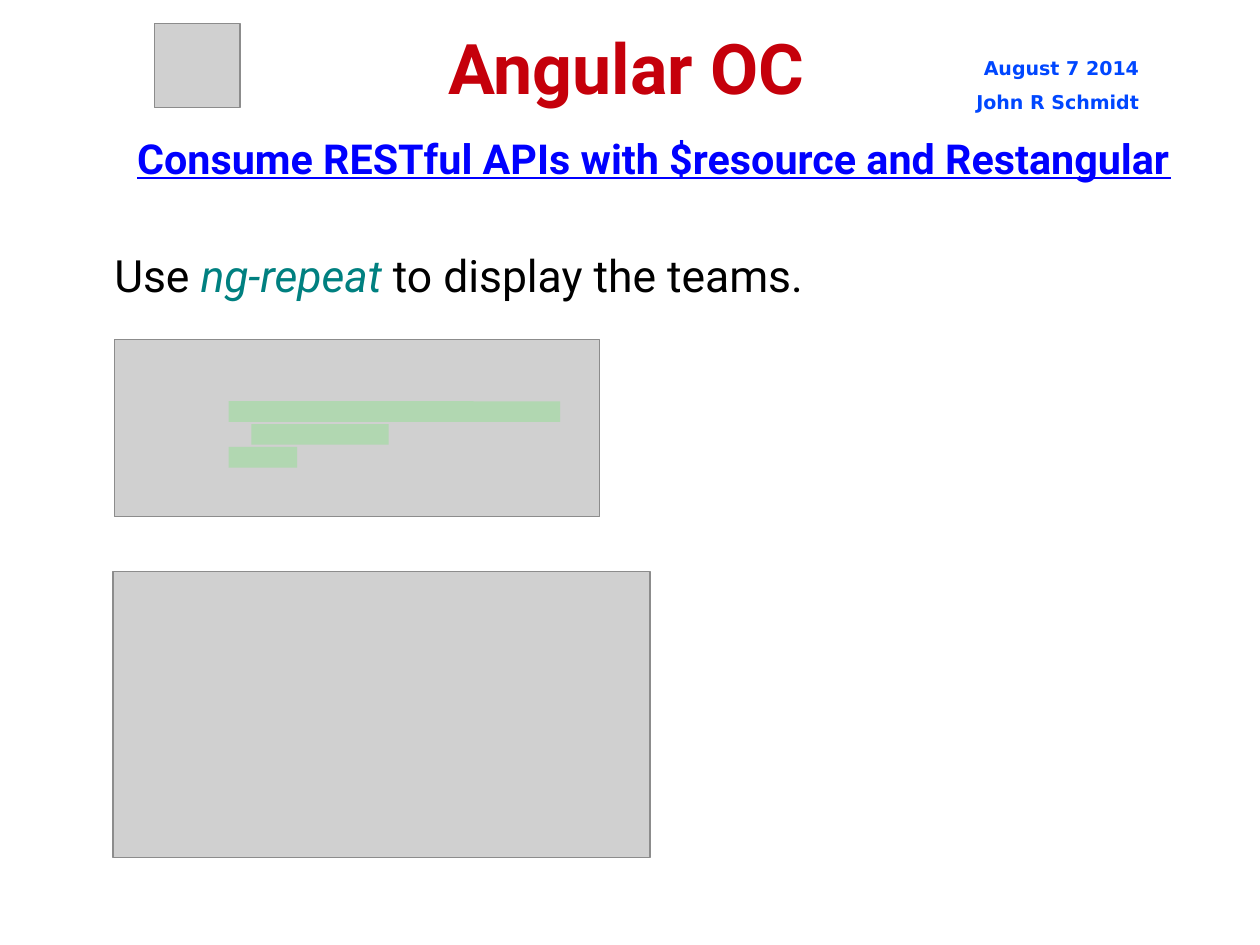
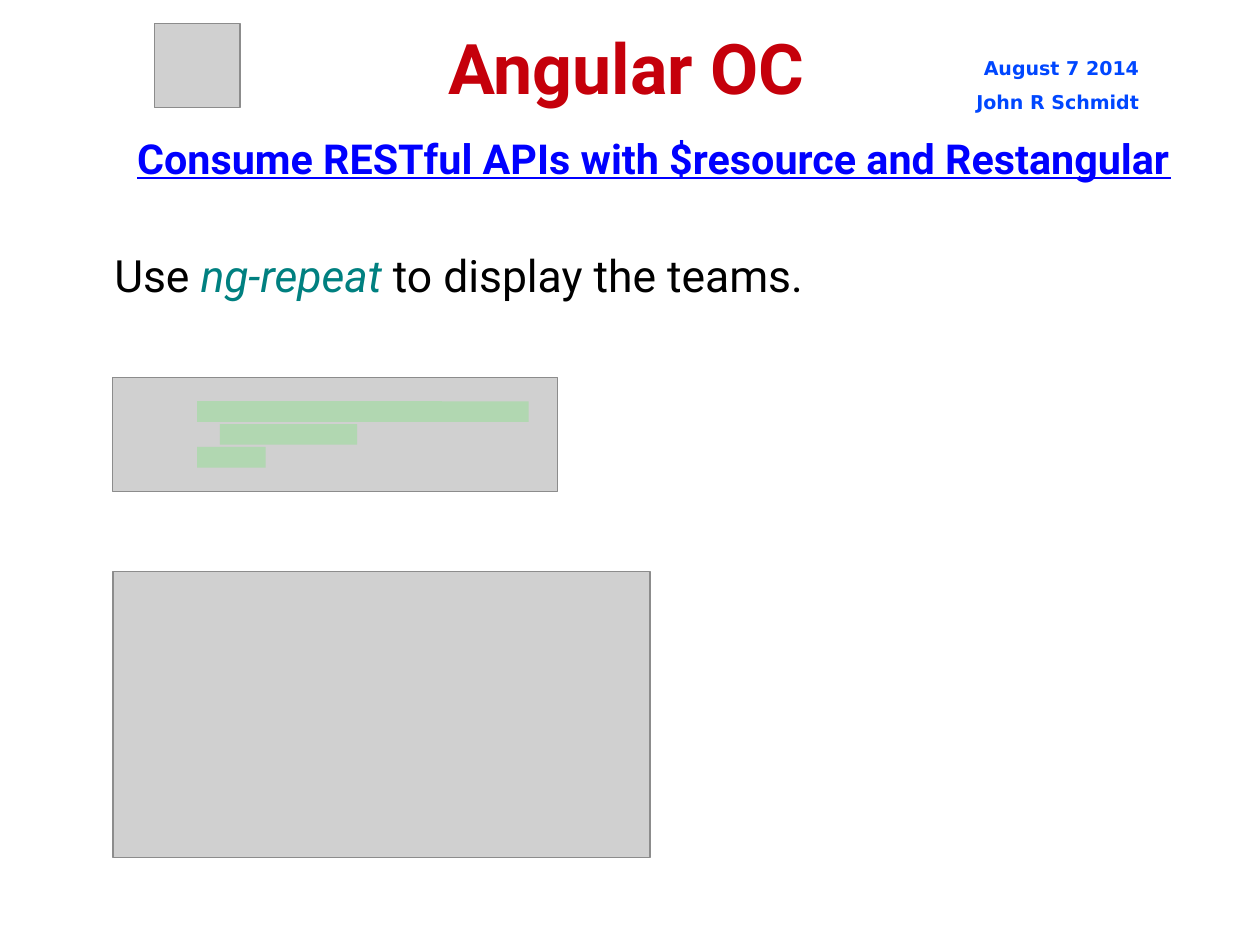
Before and after one commit to jrschmidt/fifa-angular-rest-demo, a slide deck: slide 31 of fifa.odp (slide 32 before the commit). Drawn at 1260x945 pixels with LibreOffice and Linux fonts; fonts in the diff are those of the drawing; grey boxes stand for pictures; background and template pictures are left out. Boxes give left, top, right and bottom in pixels: in the first picture for what was removed or moved away, otherwise in the second. Text is boxed around its words. In the diff, an @@ line names an element or a change of style, - is before the commit and + after.

```diff
--- a/fifa.odp
+++ b/fifa.odp
@@ picture: place and size @@
-picture at (114,340,600,517)
+picture at (113,377,559,492)
@@ 3 lines: place and size @@
-3 lines at (229,412,560,457)
+3 lines at (197,412,528,457)
```
Also in this commit, not shown: 4 other slides changed, 1 slide removed, 4 other files.
